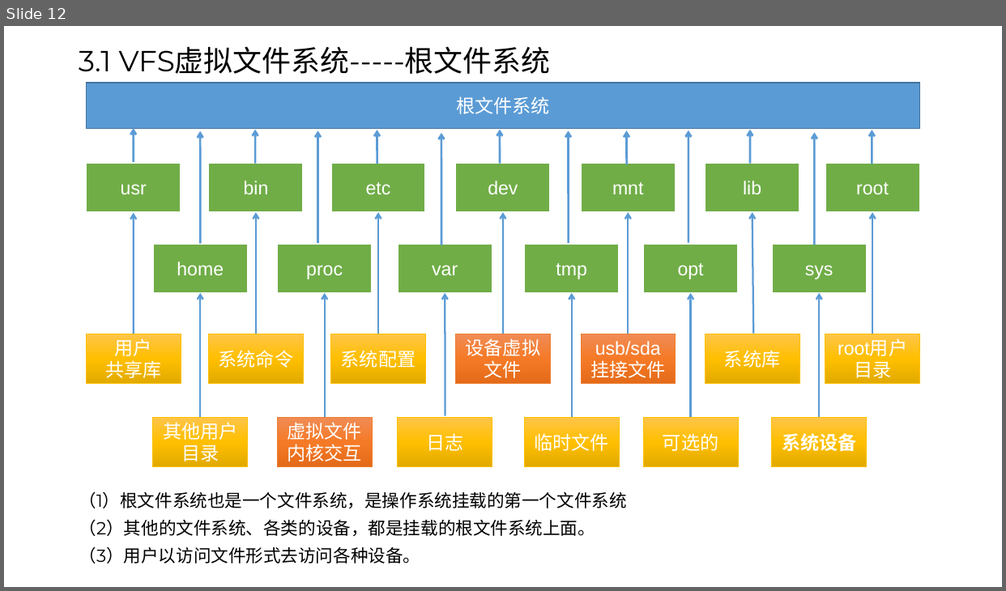
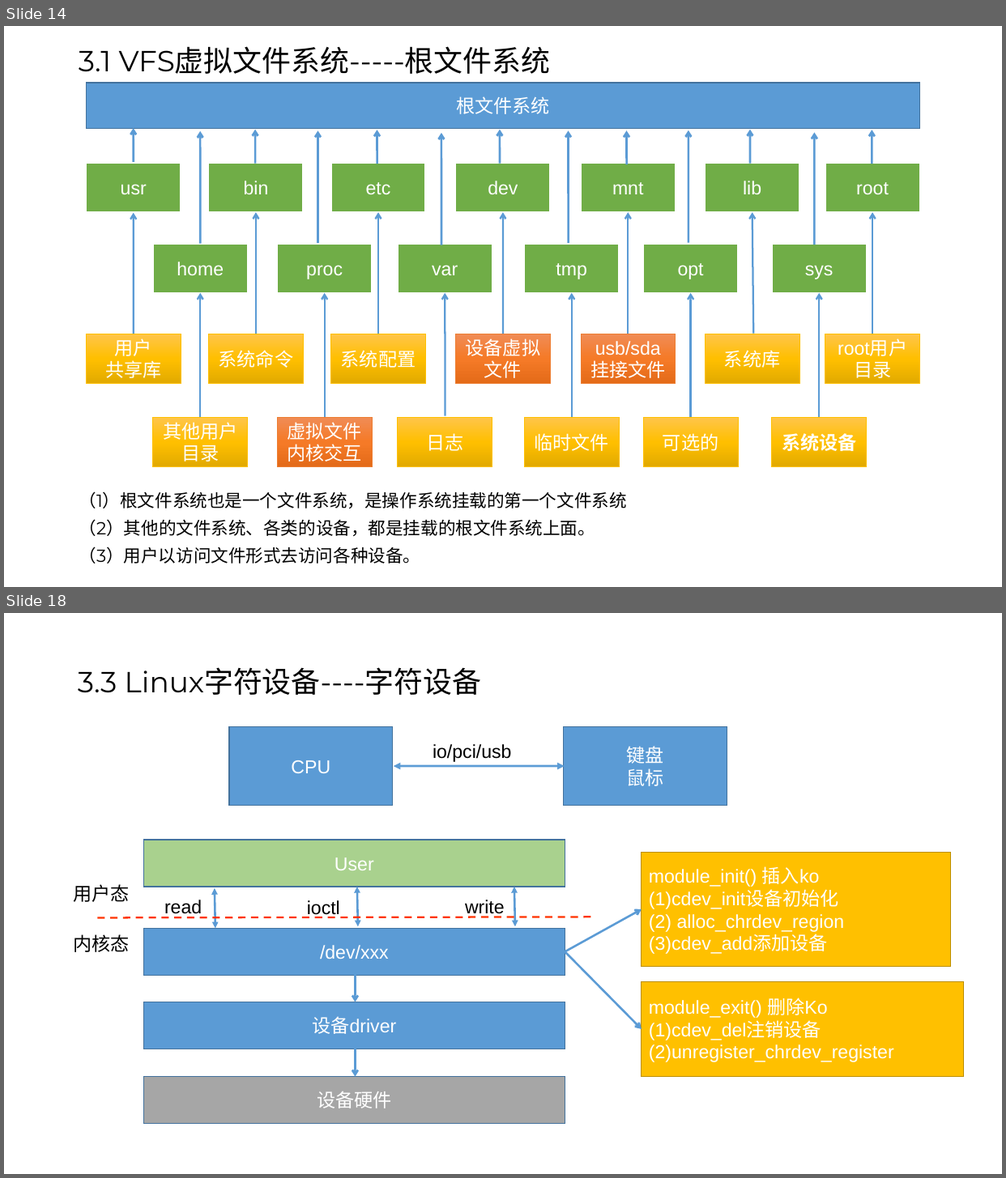
Before and after one commit to Abiggg/Note, a slide deck: note_of_linux/linux.pptx. Shown one above the other, each under a label of ours: slide 12 before the commit, slides 14 and 18 after it; the slides between them are not shown. The pictures are 1006x591 and 1006x1178 pixels, drawn with LibreOffice and Linux fonts; fonts in the diff are those of the drawing. Boxes give left, top, right and bottom in pixels: in the first picture for what was removed or moved away, otherwise in the second. Text is boxed around its words. In the diff, an @@ line names an element or a change of style, - is before the commit and + after.

```diff
--- a/note_of_linux/linux.pptx
+++ b/note_of_linux/linux.pptx
@@ slide 18 added at bbox=[4, 613, 1002, 1174], background #FFFFFF @@
@@ title added at bbox=[78, 667, 481, 695], 28 pt, text #000000 @@
+3.3 Linux字符设备----字符设备
@@ rectangle added at bbox=[229, 726, 393, 805], fill #5B9BD5, outline #43739E 1 pt, 18 pt, text #FFFFFF @@
+CPU
@@ rectangle added at bbox=[564, 726, 727, 805], fill #5B9BD5, outline #43739E 1 pt, 18 pt, text #FFFFFF @@
+键盘
+鼠标
@@ text added at bbox=[432, 744, 512, 762], 18 pt, text #000000 @@
+io/pci/usb
@@ double arrow added from (394, 766) to (565, 766), #5B9BD5 2.25 pt @@
@@ rectangle added at bbox=[144, 840, 565, 887], fill #A9D18E, outline #43739E 1 pt, 18 pt, text #FFFFFF @@
+User
@@ rectangle added at bbox=[641, 853, 951, 967], fill #FFC000, outline #BD8E00 1 pt, 18 pt, text #FFFFFF @@
+module_init() 插入ko
+(1)cdev_init设备初始化
+(2) alloc_chrdev_region
+(3)cdev_add添加设备
@@ text added at bbox=[73, 884, 129, 902], 18 pt, text #000000 @@
+用户态
@@ text added at bbox=[164, 900, 202, 918], 18 pt, text #000000 @@
+read
@@ double arrow added from (215, 888) to (215, 928), #5B9BD5 2 pt @@
@@ text added at bbox=[307, 901, 340, 918], 18 pt, text #000000 @@
+ioctl
@@ double arrow added from (357, 887) to (358, 926), #5B9BD5 2 pt @@
@@ text added at bbox=[465, 900, 505, 918], 18 pt, text #000000 @@
+write
@@ double arrow added from (514, 887) to (515, 926), #5B9BD5 2 pt @@
@@ line added from (98, 918) to (595, 917), #FF3300 1.75 pt dashed @@
@@ rectangle added at bbox=[144, 928, 565, 975], fill #5B9BD5, outline #43739E 1 pt, 18 pt, text #FFFFFF @@
+/dev/xxx
@@ arrow added from (565, 952) to (641, 909), #5B9BD5 2 pt @@
@@ text added at bbox=[73, 935, 129, 952], 18 pt, text #000000 @@
+内核态
@@ arrow added from (565, 952) to (641, 1029), #5B9BD5 2 pt @@
@@ arrow added from (355, 975) to (355, 1003), #5B9BD5 2 pt @@
@@ rectangle added at bbox=[641, 982, 965, 1077], fill #FFC000, outline #BD8E00 1 pt, 18 pt, text #FFFFFF @@
+module_exit() 删除Ko
+(1)cdev_del注销设备
+(2)unregister_chrdev_register
@@ rectangle added at bbox=[144, 1003, 565, 1050], fill #5B9BD5, outline #43739E 1 pt, 18 pt, text #FFFFFF @@
+设备driver
@@ arrow added from (355, 1050) to (355, 1077), #5B9BD5 2 pt @@
@@ rectangle added at bbox=[144, 1077, 565, 1124], fill #A6A6A6, outline #43739E 1 pt, 18 pt, text #FFFFFF @@
+设备硬件
@@ what was slide 12 is now slide 14 @@
```
Also in this commit, not shown: 2 slides changed, 4 other slides added, 2 slides removed, 1 other file.
